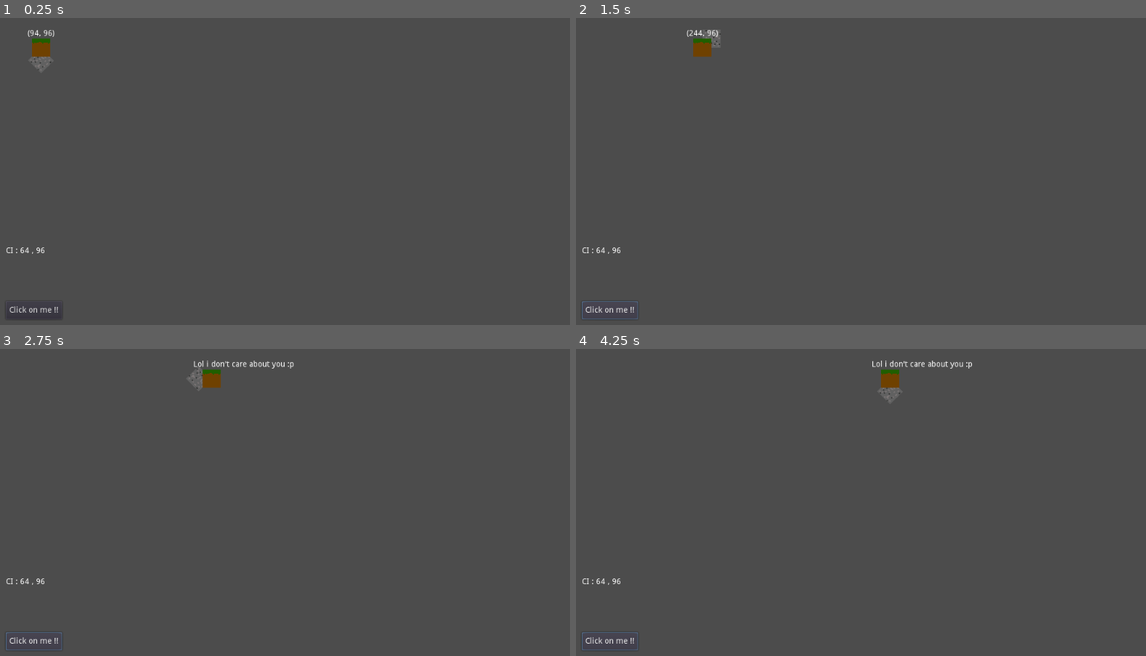
Above: before the commit, frames 1-4 (two rows, left to right).
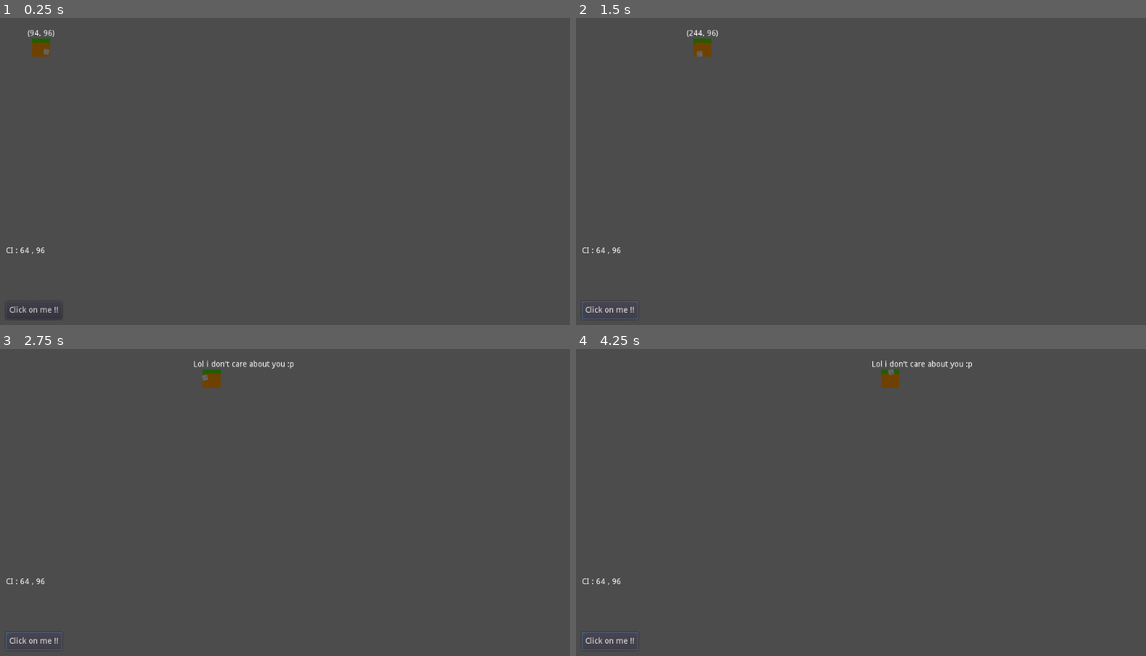
Above: after the commit, the same moments.

Repository: Florian-DELRIEU/Godot-Test
Game: Godot game, scene res://Scenes/MainNode.tscn
The game is run twice, just before and just after one commit, with the same random seed, the same clock (stepped at 60 frames per second) and the same inputs.
Inputs:
- Up to frame 1 (0.25 s): no input
- Up to frame 2 (1.5 s): click "Click on me !!" at 0.5 s; click "Click on me !!" at 1.25 s
- Up to frame 3 (2.75 s): click "Click on me !!" at 2 s
- Up to frame 4 (4.25 s): no input

The runs differ from the first frame. In frame 1, less than 0.1% of the frame differs, in the area x 5-9%, y 9-18%; in frame 2, less than 0.1%; in frame 3, less than 0.1%; in frame 4, less than 0.1%.

Commit message:
move rotation in other script

Diff:
--- a/Scenes/MainNode.tscn
+++ b/Scenes/MainNode.tscn
@@ -1,11 +1,11 @@
-[gd_scene load_steps=3 format=2]
+[gd_scene load_steps=4 format=2]
 
 [ext_resource path="res://Images/Tiles01.png" type="Texture" id=1]
 [ext_resource path="res://Scripts/MainNode.gd" type="Script" id=2]
+[ext_resource path="res://Scripts/rotate_sprite.gd" type="Script" id=3]
 
 [node name="MainNode" type="Node2D"]
 script = ExtResource( 2 )
-speed_rotate = 3.0
 
 [node name="Parent" type="Sprite" parent="."]
 position = Vector2( 64, 96 )
@@ -14,12 +14,14 @@
 vframes = 3
 
 [node name="Enfant" type="Sprite" parent="Parent"]
-show_behind_parent = true
+scale = Vector2( 0.3, 0.3 )
 texture = ExtResource( 1 )
-offset = Vector2( 16, 16 )
+centered = false
+offset = Vector2( 20, 0 )
 hframes = 2
 vframes = 3
 frame = 2
+script = ExtResource( 3 )
 
 [node name="ParentLabel" type="Label" parent="Parent"]
 margin_left = -32.0
--- a/Scripts/MainNode.gd
+++ b/Scripts/MainNode.gd
@@ -1,11 +1,9 @@
 extends Node2D
 # onready is like in :func _ready:
 onready var parent = get_node("Parent") # = $Parent
-onready var enfant = get_node("Parent/Enfant") # = $Parent/Enfant
 onready var scene_label = get_node("SceneLabel")
 var time = 0
 export (int) var speed = 2
-export (float,0,10,1) var speed_rotate  # selecteur
 var button_pressed = false
 
 var Inventaire = [10,20,30] # Like lists
@@ -18,7 +16,6 @@
 func _process(delta):
 	time += delta
 	$Parent.position.x += speed
-	$Parent/Enfant.rotation_degrees += speed_rotate
 	if not button_pressed: $Parent/ParentLabel.text = str($Parent.position)
 
 
--- a/Scripts/rotate_sprite.gd
+++ b/Scripts/rotate_sprite.gd
@@ -1,8 +1,10 @@
 extends Sprite
 
 var angle = 0
-var delta_angle
+var delta_angle = 1
 
 func _process(delta):
 	angle += delta_angle
+	if angle > 359: angle = 0
 	self.rotation_degrees = angle
+	print("Angle = " +str(angle))
